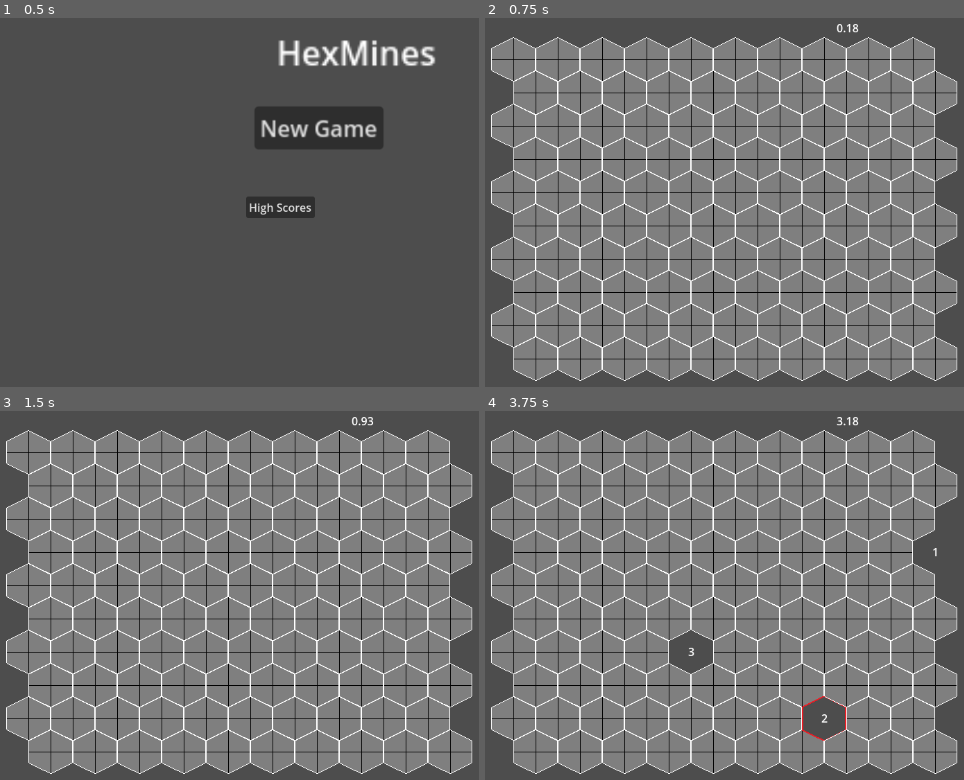
Above: before the commit, frames 1-4 (two rows, left to right).
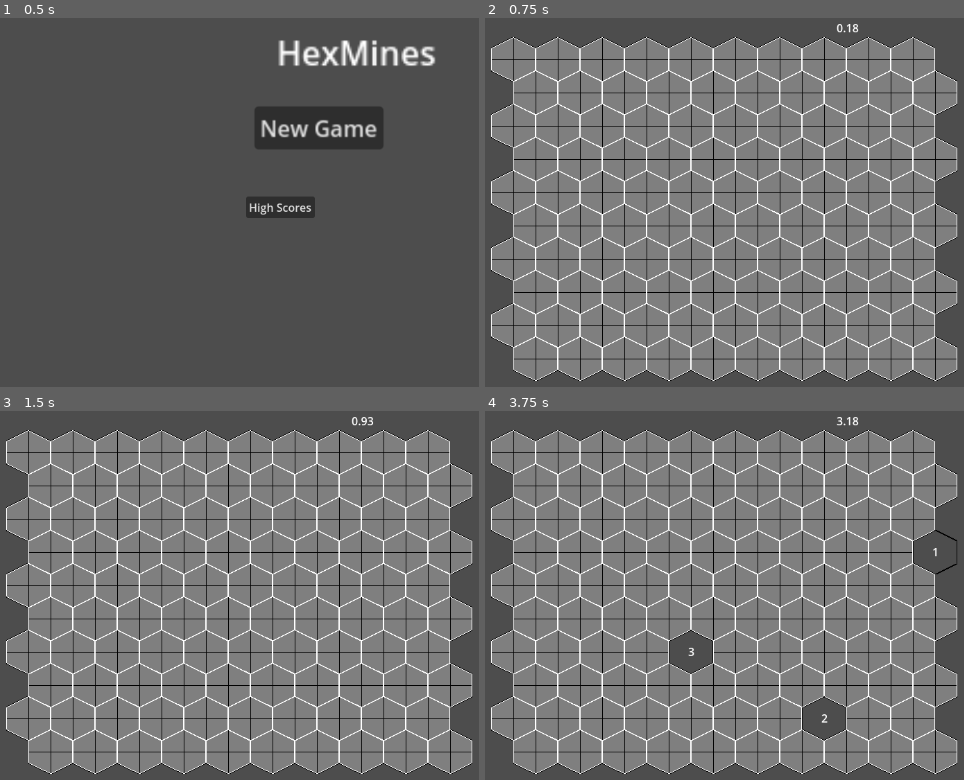
Above: after the commit, the same moments.

Repository: pmdwyer/hexmines
Game: Godot game, scene res://scene_manager.tscn
Same seed, same stepped clock (60 frames per second), same inputs: the game is played once before the commit and once after it.
Inputs (mouse positions are in pixels of both pictures, inside the frame that each line leads up to):
- Up to frame 1 (0.5 s): no input
- Up to frame 2 (0.75 s): click "New Game" at 0.5 s
- Up to frame 3 (1.5 s): tap Enter at 1.25 s; move the mouse to (outside the picture) at 1.27 s; click (outside the picture) at 1.42 s
- Up to frame 4 (3.75 s): tap Space at 2, 3.5 s; move the mouse to (710, 654) at 2.02 s; click (710, 654) at 2.17 s; tap Enter at 2.75 s; move the mouse to (949, 532) at 2.77 s; click (949, 532) at 2.92 s; move the mouse to (829, 720) at 3.52 s; click (829, 720) at 3.67 s

Frame 1 is identical in both runs. In frame 2, 0.7% of the frame differs, in the area x 1-99%, y 5-99%; in frame 3, 0.7%; in frame 4, 1.0%.

Commit message:
add background tile; refactor highlighting

Diff:
--- a/grid/grid.gd
+++ b/grid/grid.gd
@@ -7,13 +7,26 @@
 
 
 var _tile: PackedScene = preload("res://tile/tile.tscn")
+var _bg_tile: PackedScene = preload("res://tile/bg_tile.tscn")
+var _highlight: PackedScene = preload("res://tile/selected_tile.tscn")
 var _num_mines: int = 0
 var _tiles = []
+var _highlights = []
 var _mines = []
-var _selectedTile
+var _hightlightedTile
 
 
 func _ready():
+	for i in range(width):
+		for j in range(height):
+			var bg_tile = _bg_tile.instantiate()
+			var x = (i * 32) + 64
+			var y = (j * 96) + 64
+			if (i % 2) == 1:
+				y += 48
+			bg_tile.position = Vector2i(x, y)
+			add_child(bg_tile)
+
 	var random = RandomNumberGenerator.new()
 	random.randomize()
 	for i in range(width):
@@ -23,6 +36,18 @@
 			_tiles.append(t)
 			add_child(t)
 	_setup_mines()
+
+	for i in range(width):
+		for j in range(height):
+			var hl = _highlight.instantiate()
+			var x = (i * 32) + 64
+			var y = (j * 96) + 64
+			if (i % 2) == 1:
+				y += 48
+			hl.translate(Vector2i(x, y))
+			#hl.show()
+			add_child(hl)
+			_highlights.append(hl)
 
 
 func _setup_mines():
@@ -43,20 +68,22 @@
 
 
 func _input(event):
-	var tile = _get_tile_at_mouse()
 	if event is InputEventMouse:
-		if tile:
-			if _selectedTile:
-				_selectedTile.unselect()
-			_selectedTile = tile
-			tile.select()
+		var hl = _get_highlight_at_mouse()
+		if hl:
+			#if _hightlightedTile:
+				#_hightlightedTile.hide()
+			#_hightlightedTile = hl
+			hl.show()
 	if event is InputEventMouseButton and event.button_index == MOUSE_BUTTON_LEFT and event.pressed:
+		var tile = _get_tile_at_mouse()
 		if tile:
 			if not tile.is_mine:
 				_flood_clear(tile)
 			else:
 				hit_mine = true
 	elif event is InputEventMouseButton and event.button_index == MOUSE_BUTTON_RIGHT and event.pressed:
+		var tile = _get_tile_at_mouse()
 		if tile and not tile.cleared:
 			tile.toggle_flag()
 
@@ -72,6 +99,14 @@
 					queue.push_back(n)
 		seen[tile] = true
 		tile.clear()
+
+
+func _get_highlight_at_mouse():
+	var mouse_pos = get_viewport().get_mouse_position()
+	for hl in _highlights:
+		if hl.get_rect().has_point(mouse_pos):
+			return hl
+	return null
 
 
 func _get_tile_at_mouse():
--- /dev/null
+++ b/tile/bg_tile.tscn
@@ -0,0 +1,6 @@
+[gd_scene load_steps=2 format=3 uid="uid://cewkyo2dt3hl5"]
+
+[ext_resource type="Texture2D" uid="uid://cefecmac8ld3v" path="res://assets/textures/bg_tile.png" id="1_hdd6b"]
+
+[node name="bg_tile" type="Sprite2D"]
+texture = ExtResource("1_hdd6b")
--- /dev/null
+++ b/tile/selected_tile.tscn
@@ -0,0 +1,7 @@
+[gd_scene load_steps=2 format=3 uid="uid://c7e50p6tlh4yw"]
+
+[ext_resource type="Texture2D" uid="uid://svsydua56xdc" path="res://assets/textures/selected_tile.png" id="1_tf5wi"]
+
+[node name="selected_tile" type="Sprite2D"]
+visible = false
+texture = ExtResource("1_tf5wi")
--- a/tile/tile.gd
+++ b/tile/tile.gd
@@ -10,14 +10,6 @@
 
 var _global_x: int = 0
 var _global_y: int = 0
-
-
-func select():
-	%SelectedSprite.show()
-
-
-func unselect():
-	%SelectedSprite.hide()
 
 
 func set_coords(i: int, j: int):
--- a/tile/tile.tscn
+++ b/tile/tile.tscn
@@ -1,8 +1,7 @@
-[gd_scene load_steps=5 format=3 uid="uid://cm02a81pt1840"]
+[gd_scene load_steps=4 format=3 uid="uid://cm02a81pt1840"]
 
 [ext_resource type="Script" path="res://tile/tile.gd" id="1_gvvca"]
 [ext_resource type="Texture2D" uid="uid://d2nx50cgwl6pr" path="res://assets/textures/base_tile.png" id="2_cujbm"]
-[ext_resource type="Texture2D" uid="uid://svsydua56xdc" path="res://assets/textures/selected_tile.png" id="3_b53m8"]
 [ext_resource type="Texture2D" uid="uid://cnvf4xnyis047" path="res://assets/textures/flag_tile.png" id="3_wb1m8"]
 
 [node name="tile" type="Node2D"]
@@ -29,11 +28,6 @@
 unique_name_in_owner = true
 texture = ExtResource("2_cujbm")
 
-[node name="SelectedSprite" type="Sprite2D" parent="."]
-unique_name_in_owner = true
-visible = false
-texture = ExtResource("3_b53m8")
-
 [node name="FlagSprite" type="Sprite2D" parent="."]
 unique_name_in_owner = true
 visible = false
Binary file added: assets/textures/bg_tile.png
Not shown, added: assets/textures/bg_tile.png.import
